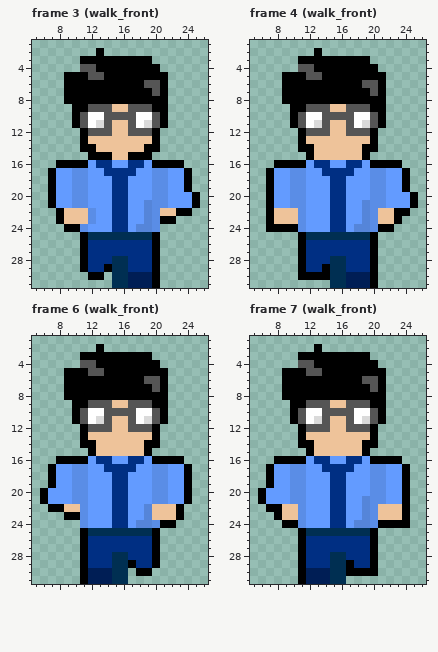
One commit to this pixel-art file: Art/Aseprite/Dongwoo.aseprite. Above: the version before the commit.
32x32 pixels, 25 frames. Colours within 5 levels of each other are drawn and written as one. Shown: frame 3 (walk_front): x 5..26, y 1..31; frame 4 (walk_front): x 5..26, y 1..31; frame 6 (walk_front): x 5..26, y 1..31; frame 7 (walk_front): x 5..26, y 1..31. The commit also changed other frames, which this record leaves out.
After the commit:
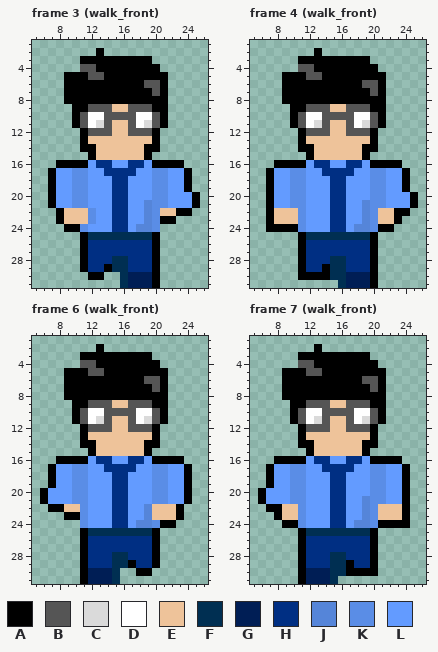
Palette (. is transparent): A #000000  B #555555  C #dadada  D #ffffff  E #eec39a  F #002f52  G #001e55  H #002f83  J #5585d9  K #5a8de6  L #639bff
Edits made:
Frame 3 (walk_front):
Colour E replaces colour A in row 15 at x 13 to 14 and 17 to 18.
The edit erases colour F in rows 30 to 31 at x 15.
Frame 4 (walk_front):
The edit erases colour F in row 31 at x 15.
Frame 6 (walk_front):
The edit erases colour F in rows 30 to 31 at x 16.
Frame 7 (walk_front):
The edit erases colour F in row 31 at x 16.
Boxes around the changes in both pictures, in picture pixels (x1, y1, x2, y2):
changed: (96, 152, 144, 160)
erased: (112, 272, 120, 288)
erased: (330, 280, 338, 288)
erased: (120, 568, 128, 584)
erased: (338, 576, 346, 584)
